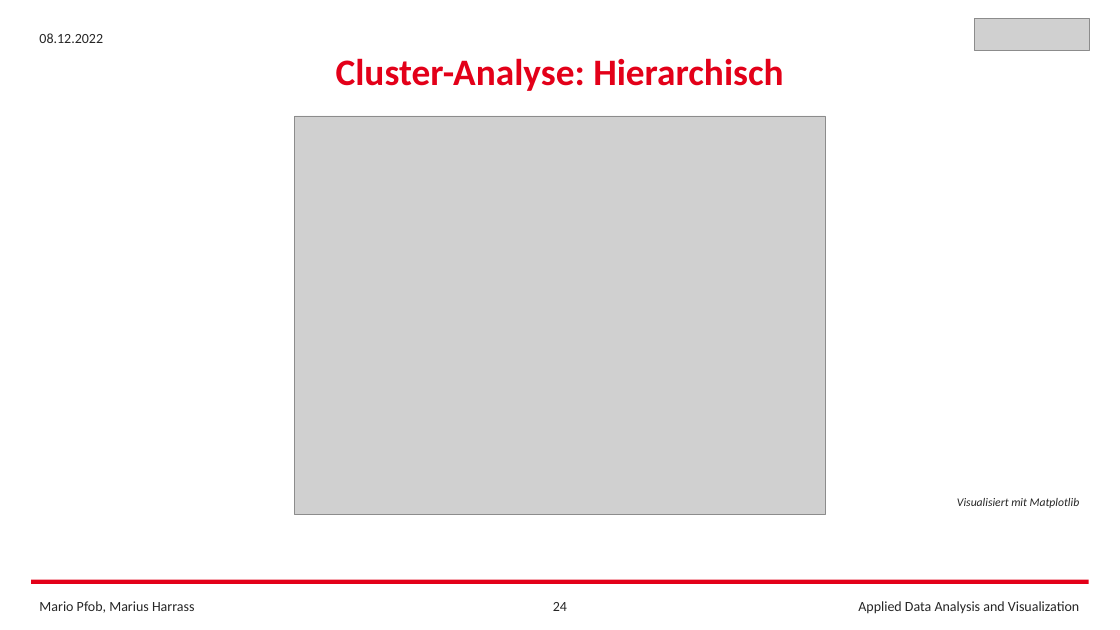
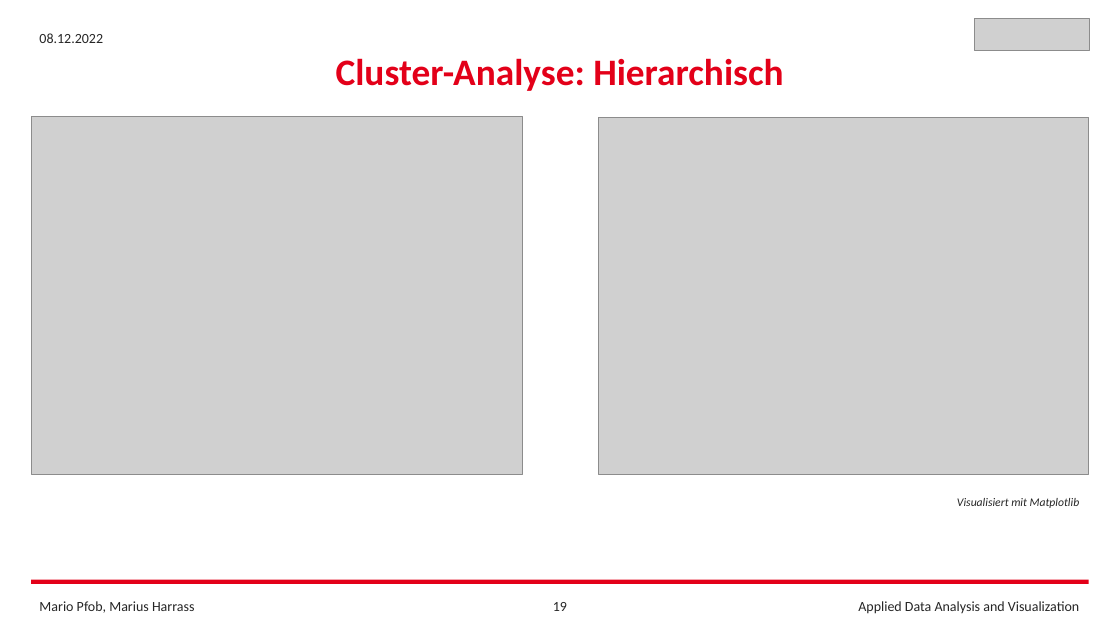
Before and after one commit to FrankCastlepancakes/ClusteringScikitLearn, a slide deck: slide 19 of Clustering_Scikit_Learn.pptx (slide 24 before the commit). Drawn at 1120x630 pixels with LibreOffice and Linux fonts; fonts in the diff are those of the drawing; grey boxes stand for pictures. Boxes give left, top, right and bottom in pixels: in the first picture for what was removed or moved away, otherwise in the second. Text is boxed around its words. In the diff, an @@ line names an element or a change of style, - is before the commit and + after.

```diff
--- a/Clustering_Scikit_Learn.pptx
+++ b/Clustering_Scikit_Learn.pptx
@@ picture added at (31,116,523,474) @@
@@ picture removed at (295,116,825,514) @@
@@ picture added at (599,118,1089,475) @@
@@ page number at (553,602,567,611): text changed @@
-24
+19
```
Also in this commit, not shown: 3 other slides changed, 1 slide removed, 2 other files.
